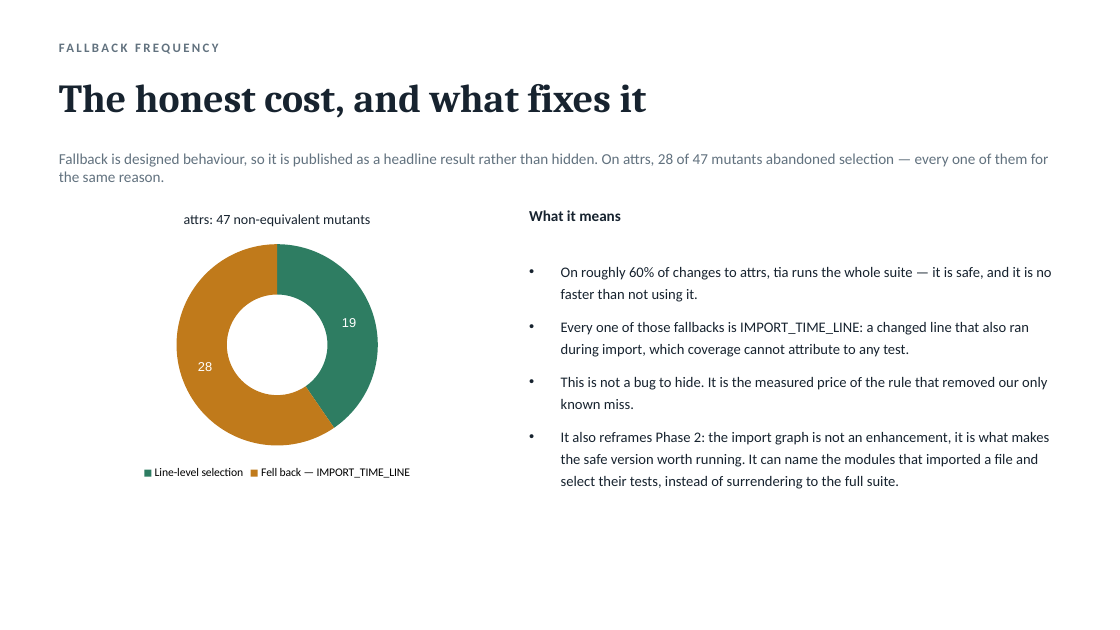
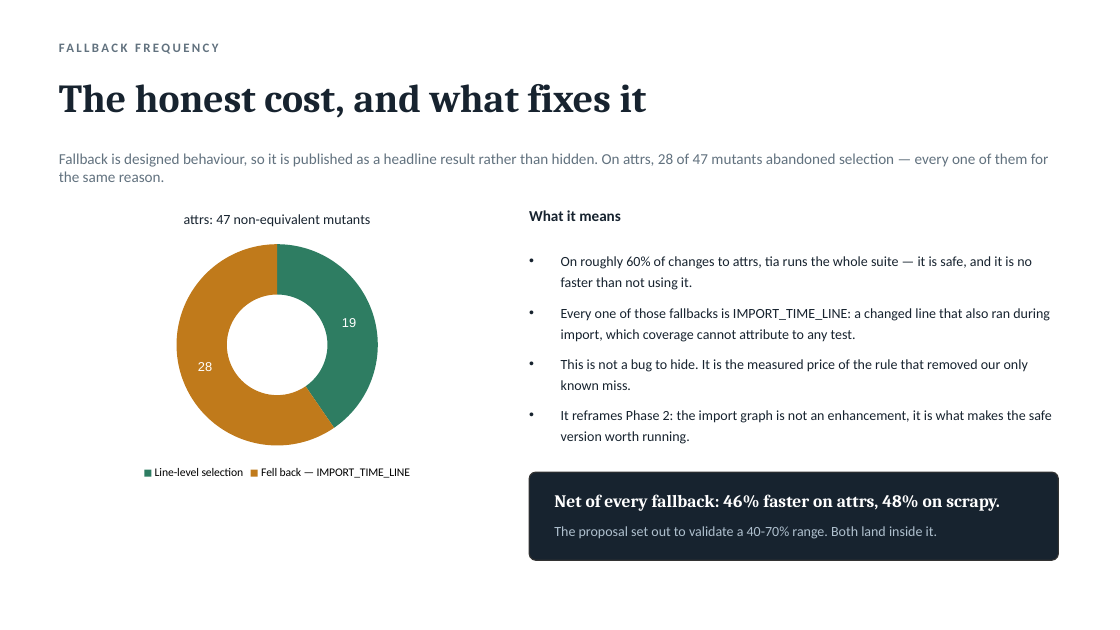
Before and after one commit to Tanmay-Singh-24/tia, a slide deck: slide 12 of docs/tia-review-1.pptx. Drawn at 1120x630 pixels with LibreOffice and Linux fonts; fonts in the diff are those of the drawing. Boxes give left, top, right and bottom in pixels: in the first picture for what was removed or moved away, otherwise in the second. Text is boxed around its words. In the diff, an @@ line names an element or a change of style, - is before the commit and + after.

Commit message:
docs: report the net effect, not just the fallback rate
The deck and the docs reported '0 misses, 60% fallback' without ever stating
what that nets out to — which is the first thing a reviewer will ask and the
number the proposal actually committed to validating.

Derived from the same committed JSONs: total suite time across all
non-equivalent mutants, with tia against without. attrs 182.6s -> 98.4s
(46.1%); scrapy 570.0s -> 297.9s (47.7%). When selection happens at all, the
median reduction on that change is 93.6%. Both figures land inside the 40-70%
range the proposal set out to validate, with zero misses.

The one mutant that hung and consumed the 900s timeout is excluded from these
sums and the exclusion is stated: it measures a hang, not a suite run, and
would dominate any mean.

```diff
--- a/docs/tia-review-1.pptx
+++ b/docs/tia-review-1.pptx
@@ text at bbox=[561, 256, 1050, 390]: size 12.5 to 12 pt in "On roughly 60% of changes to attrs, ...", "Every one of those fallbacks is IMPORT_TIME_LINE: ...", "This is not a bug to hide. ..."; line spacing 19pt to 18pt; less space between paragraphs @@
@@ text at bbox=[561, 410, 1052, 444]: text changed; size 12.5 to 12 pt @@
-• It also reframes Phase 2: the import graph is not an enhancement, it is what makes the safe version worth running. It can name the modules that imported a file and select their tests, instead of surrendering to the full suite.
+• It reframes Phase 2: the import graph is not an enhancement, it is what makes the safe version worth running.
@@ rounded rectangle added at bbox=[529, 472, 1059, 560], fill #17232F, outline #333333 1 pt @@
@@ text added at bbox=[554, 494, 1000, 511], 15 pt, text #FFFFFF, bold @@
+Net of every fallback: 46% faster on attrs, 48% on scrapy.
@@ text added at bbox=[554, 526, 937, 539], 12 pt, text #AFC0CE @@
+The proposal set out to validate a 40-70% range. Both land inside it.
```
Also in this commit, not shown: 1 other slide changed, 3 other files.
